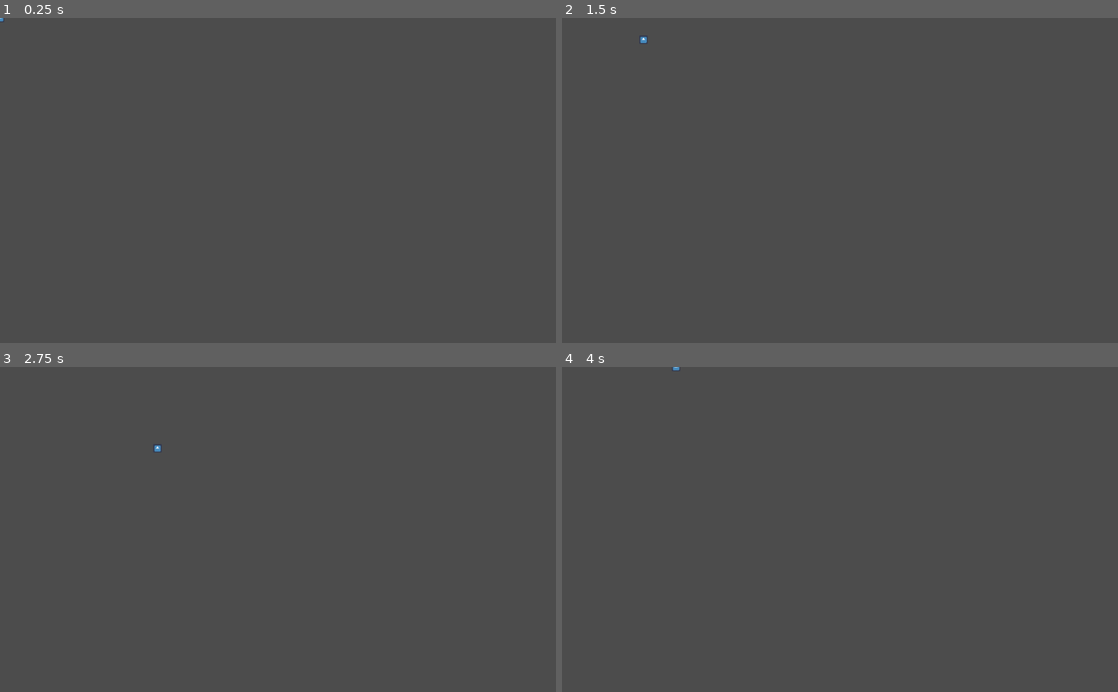
Above: before the commit, frames 1-4 (two rows, left to right).
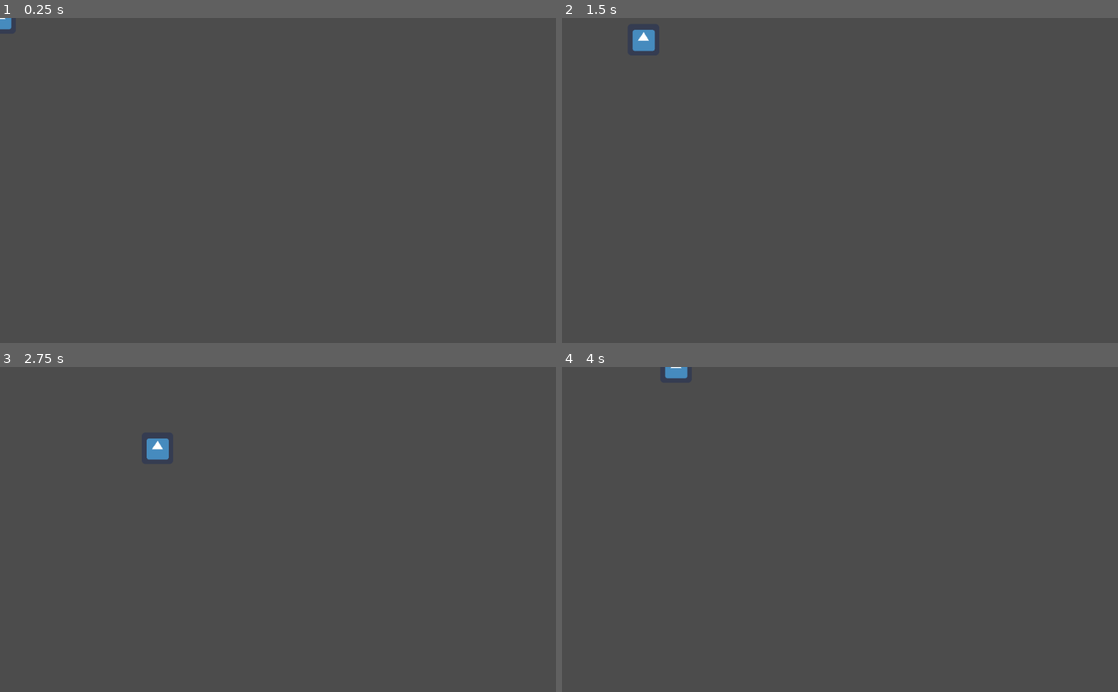
Above: after the commit, the same moments.

Repository: james-w1/gregynogGameJam
Game: Godot game, scene res://Background.tscn
Two runs of this game, one before a commit and one after it. Both use one fixed random seed, a clock stepped at 60 frames per second and the inputs below. The engine's default icon, where the game draws it, is replaced by a stand-in: a white triangle on a blue panel in a dark square.
Inputs:
- Up to frame 1 (0.25 s): no input
- Up to frame 2 (1.5 s): tap Enter at 0.5 s; hold Right (right) 0.53-1.28 s; hold S (down) from 1.28 s (still down)
- Up to frame 3 (2.75 s): release S (down) at 2.03 s; hold Right (right) from 2.03 s (still down)
- Up to frame 4 (4 s): release Right (right) at 2.78 s; hold Up (up) 2.78-3.53 s; hold A (left) from 3.53 s (still down)

The runs differ from the first frame. In frame 1, less than 0.1% of the frame differs, in the area x 0-3%, y 0-4%; in frame 2, 0.3%, in the area x 12-17%, y 3-11%; in frame 3, 0.3%; in frame 4, 0.1%.

Commit message:
bigger boi

Diff:
--- a/Background.tscn
+++ b/Background.tscn
@@ -5,6 +5,7 @@
 [ext_resource path="res://Main.gd" type="Script" id=3]
 
 [sub_resource type="CircleShape2D" id=1]
+radius = 34.0147
 
 [sub_resource type="SpriteFrames" id=2]
 animations = [ {
@@ -14,15 +15,17 @@
 "speed": 5.0
 } ]
 
-[node name="Background" type="Node2D"]
+[node name="Main" type="Node2D"]
+position = Vector2( -33, -36 )
 script = ExtResource( 3 )
 
 [node name="Player" type="KinematicBody2D" parent="."]
+position = Vector2( 33, 36 )
 script = ExtResource( 1 )
 
 [node name="CollisionShape2D" type="CollisionShape2D" parent="Player"]
 shape = SubResource( 1 )
 
 [node name="AnimatedSprite" type="AnimatedSprite" parent="Player"]
-scale = Vector2( 0.25, 0.25 )
+scale = Vector2( 0.90625, 0.90625 )
 frames = SubResource( 2 )
